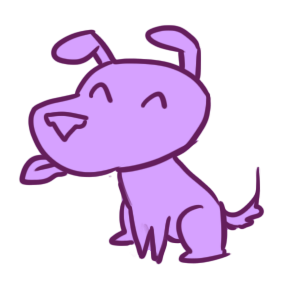
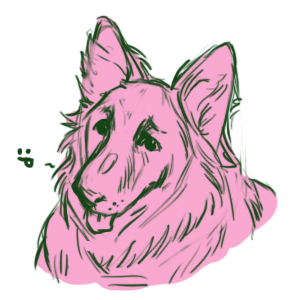
Before/after of a w=300, h=300 layered artwork. What changed in the layer stack:
added group "6" with 2 layers above "f" over left=16, top=15, right=279, bottom=291
added layer "Layer 25" in group "6" over left=16, top=15, right=277, bottom=288
added layer "Layer 26" in group "6" over left=34, top=15, right=279, bottom=291
hid group "5" (2 layers) over left=18, top=24, right=265, bottom=265
